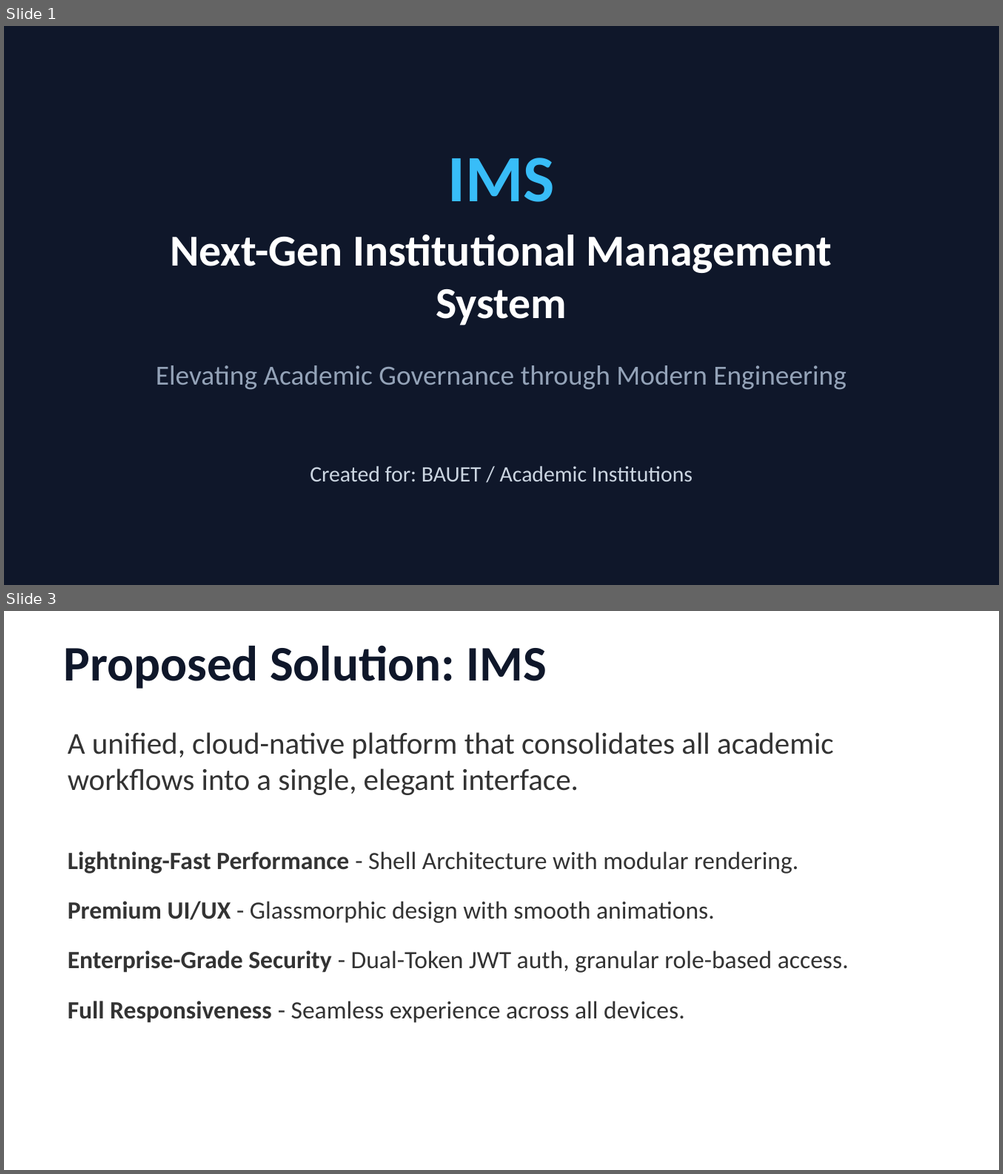
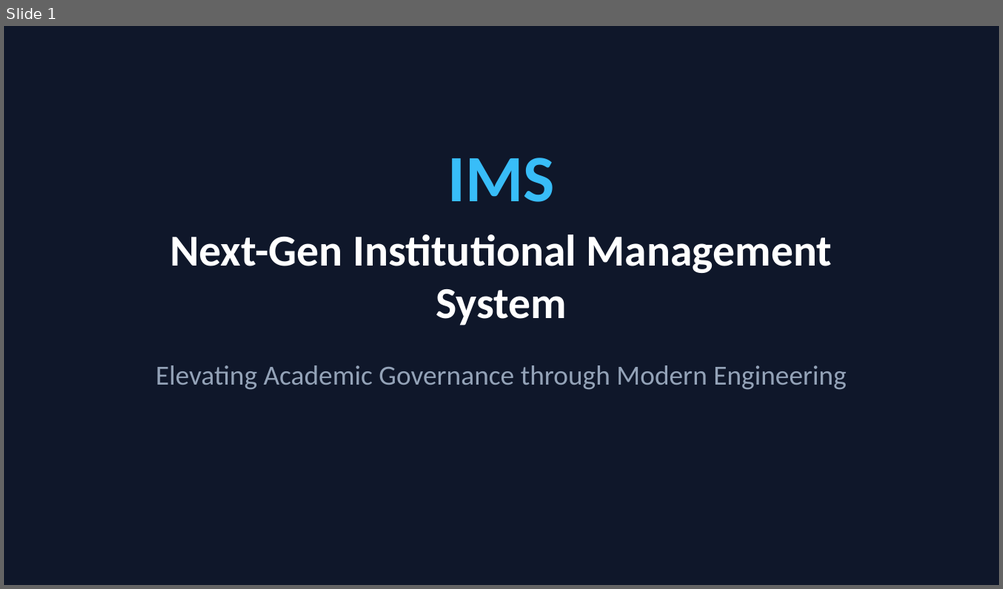
Before and after one commit to NoorAbdullah02/IMS, a slide deck: IMS_Project_Presentation.pptx. Shown one above the other, each under a label of ours: slides 1 and 3 before the commit, slide 1 after it; the slides between them are not shown. The pictures are 1003x1174 and 1003x589 pixels, drawn with LibreOffice and Linux fonts; fonts in the diff are those of the drawing. Boxes give left, top, right and bottom in pixels: in the first picture for what was removed or moved away, otherwise in the second. Text is boxed around its words. In the diff, an @@ line names an element or a change of style, - is before the commit and + after.

```diff
--- a/IMS_Project_Presentation.pptx
+++ b/IMS_Project_Presentation.pptx
@@ slide 3 removed at (4,611,999,1170), background #FFFFFF @@
@@ text removed at (63,645,546,689) @@
-Proposed Solution: IMS
@@ text removed at (68,732,834,795) @@
-A unified, cloud-native platform that consolidates all academic workflows into a single, elegant interface.
@@ text removed at (68,851,798,874) @@
-• Lightning-Fast Performance - Shell Architecture with modular rendering.
@@ text removed at (68,901,714,923) @@
-• Premium UI/UX - Glassmorphic design with smooth animations.
@@ text removed at (68,951,848,973) @@
-• Enterprise-Grade Security - Dual-Token JWT auth, granular role-based access.
@@ text removed at (68,1001,685,1023) @@
-• Full Responsiveness - Seamless experience across all devices.
@@ slide 1 changed as well @@
@@ text removed at (310,466,692,482) @@
-Created for: BAUET / Academic Institutions
```
Also in this commit, not shown: 1 other slide changed, 10 slides added, 6 other slides removed, 1 other file.
